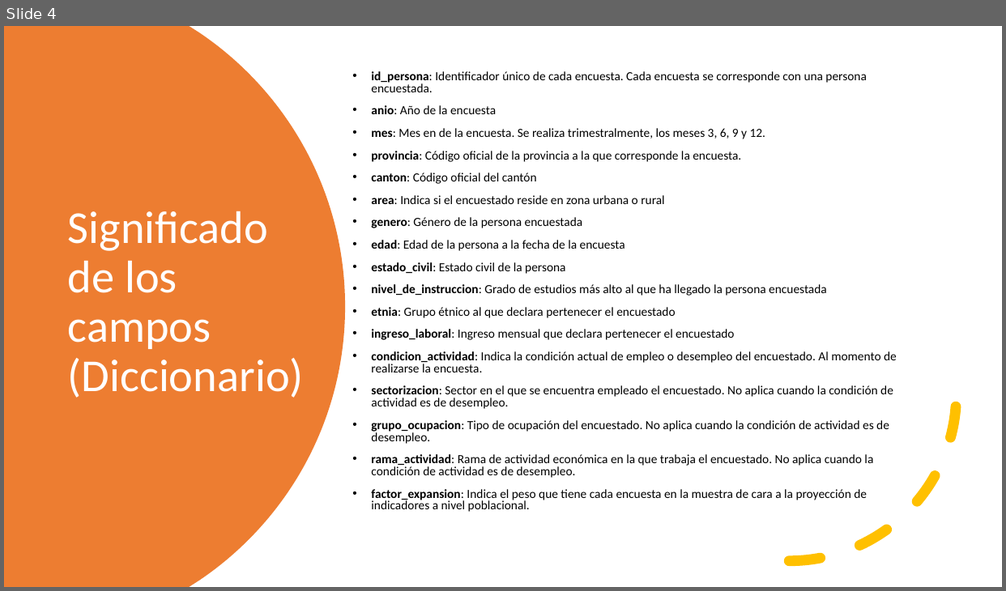
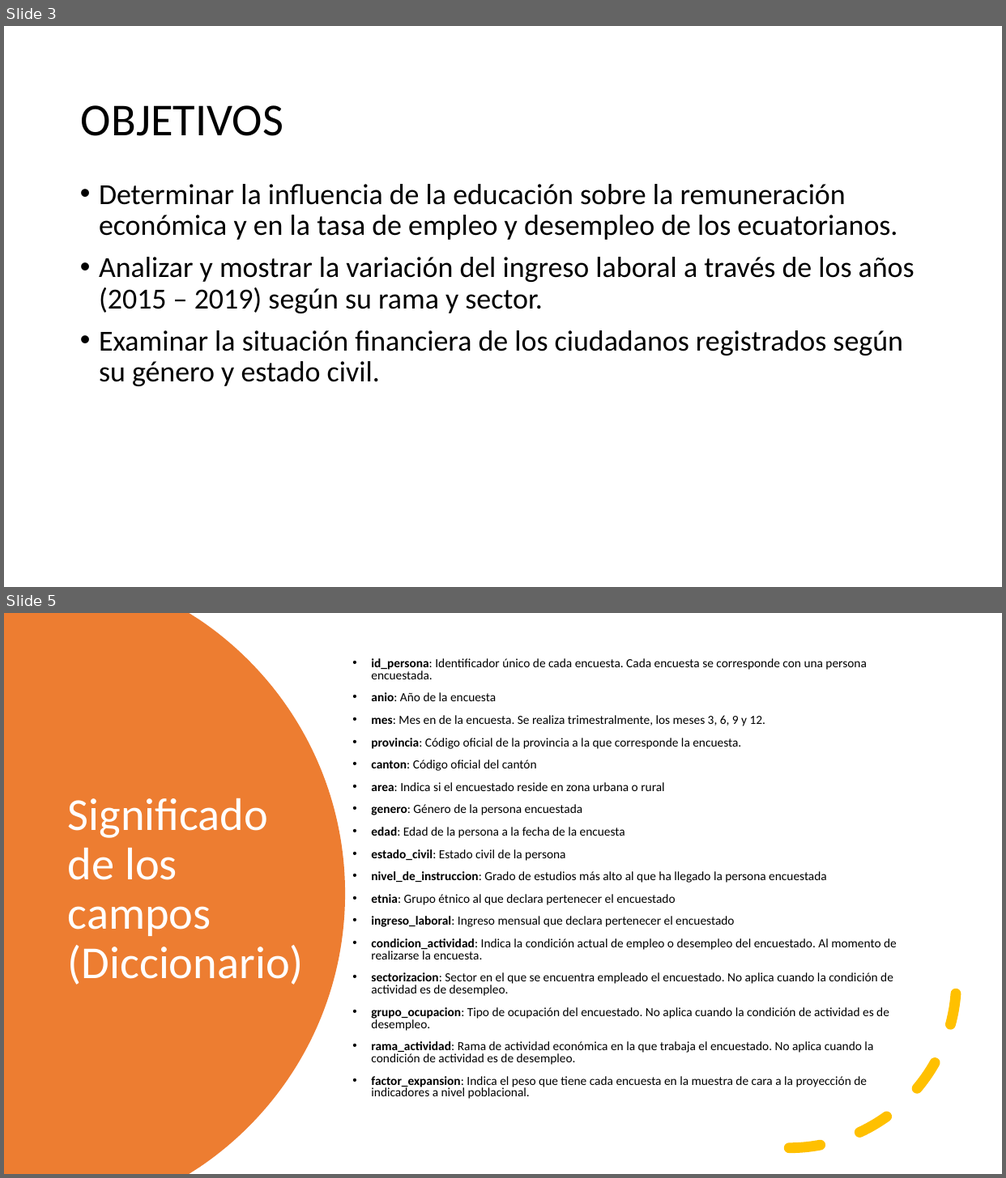
Before and after one commit to vysery98/proyectoIntegrador_IV, a slide deck: Presentación.pptx. Shown one above the other, each under a label of ours: slide 4 before the commit, slides 3 and 5 after it; the slides between them are not shown. The pictures are 1006x591 and 1006x1178 pixels, drawn with LibreOffice and Linux fonts; fonts in the diff are those of the drawing. Boxes give left, top, right and bottom in pixels: in the first picture for what was removed or moved away, otherwise in the second. Text is boxed around its words. In the diff, an @@ line names an element or a change of style, - is before the commit and + after.

```diff
--- a/Presentación.pptx
+++ b/Presentación.pptx
@@ slide 3 added at (4, 26, 1002, 587), background #FFFFFF @@
@@ title added at (81, 105, 283, 136), 44 pt, text #000000 @@
+OBJETIVOS
@@ text added at (99, 184, 914, 386), 28 pt, text #000000 @@
+• Determinar la influencia de la educación sobre la remuneración económica y en la tasa de empleo y desempleo de los ecuatorianos.
+• Analizar y mostrar la variación del ingreso laboral a través de los años (2015 – 2019) según su rama y sector.
+• Examinar la situación financiera de los ciudadanos registrados según su género y estado civil.
@@ what was slide 4 is now slide 5 @@
```
Also in this commit, not shown: 14 slides changed, 5 other slides added, 3 slides removed, 2 other files.
